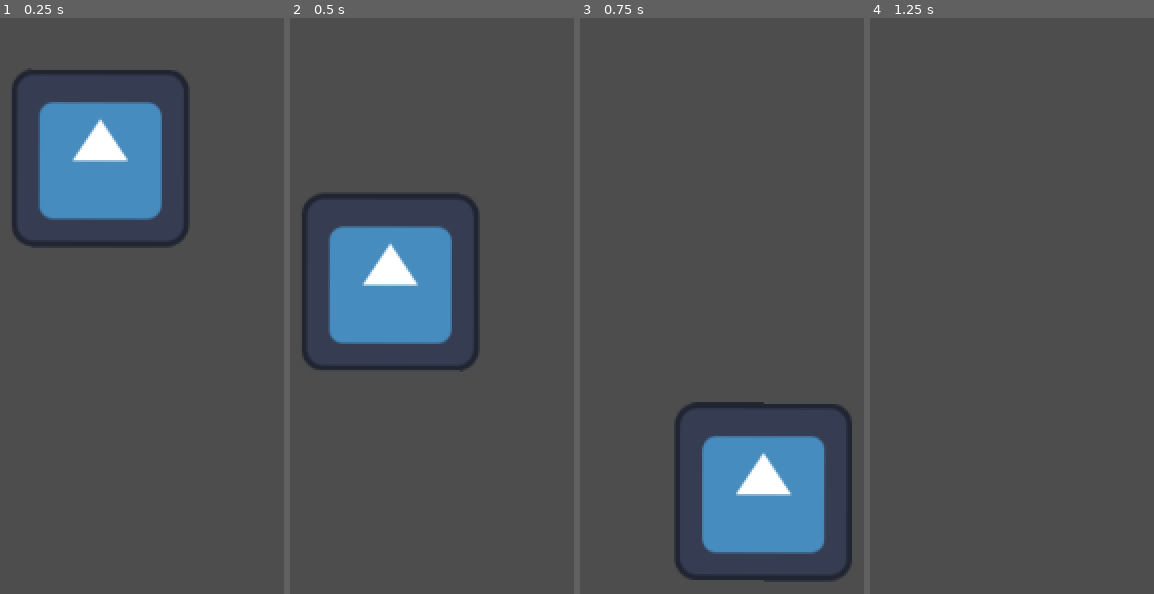
Above: before the commit, frames 1-4 (left to right).
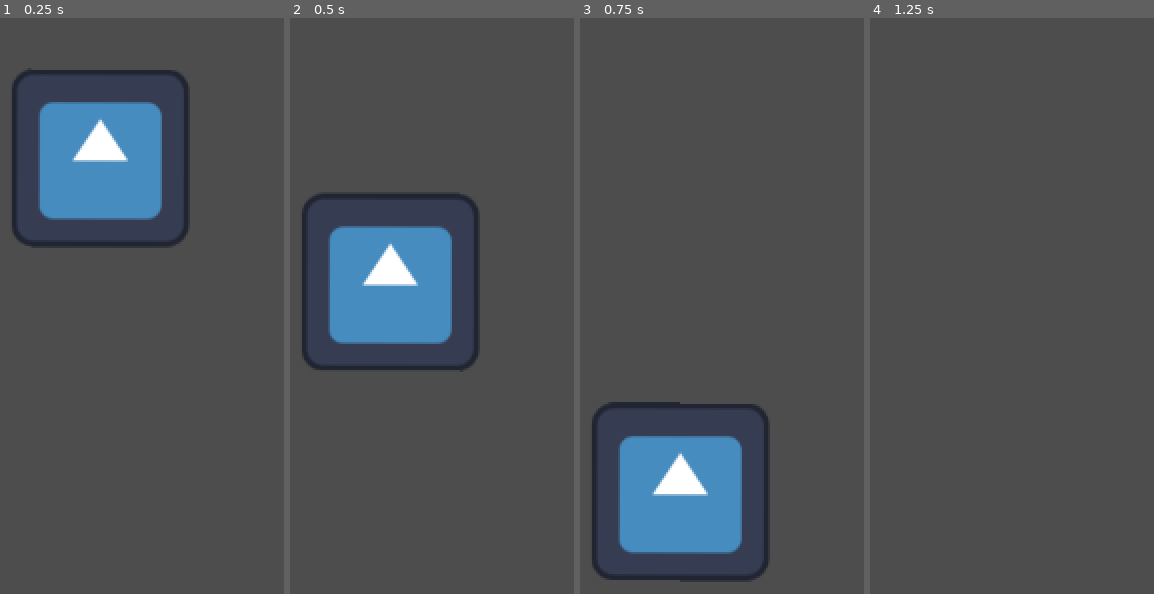
Above: after the commit, the same moments.

Repository: gameruli28-dev/proyecto-pajaro
Game: Godot game, scene res://node_2d.tscn
Same seed, same stepped clock (60 frames per second), same inputs: the game is played once before the commit and once after it. The engine's default icon, where the game draws it, is replaced by a stand-in: a white triangle on a blue panel in a dark square.
Inputs:
- Up to frame 1 (0.25 s): no input
- Up to frame 2 (0.5 s): no input
- Up to frame 3 (0.75 s): hold Right (ui_right) from 0.53 s (still down)
- Up to frame 4 (1.25 s): keep holding Right (ui_right)

Frames 1-2 are identical in both runs. In frame 3, 15% of the frame differs, in the area x 4-96%, y 66-98%; in frame 4, nothing differs.

Commit message:
velocidad
el chavon va mas rápido ahora

Diff:
--- a/character_body_2d_2.gd
+++ b/character_body_2d_2.gd
@@ -1,23 +1,25 @@
 extends CharacterBody2D
 
 
-const SPEED = 300.0
+var SPEED = 300.0
 const JUMP_VELOCITY = -400.0
 
 
 func _physics_process(delta: float) -> void:
 	# Add the gravity.
 	# Handle jump.
-	if Input.is_action_pressed("mover_arriba"):
+	if Input.is_action_just_pressed("mover_arriba"):
 		velocity.y = JUMP_VELOCITY
 	else:
 		velocity += get_gravity() * delta
 	# Get the input direction and handle the movement/deceleration.
 	# As good practice, you should replace UI actions with custom gameplay actions.
-	var direction := Input.get_axis("ui_left", "ui_right")
+	var direction := Input.get_axis("mover_izquierda", "mover_derecha")
 	if direction:
+		SPEED = SPEED * 0.8 + 10
 		velocity.x = direction * SPEED
 	else:
+		SPEED = SPEED * 0.8 - 10
 		velocity.x = move_toward(velocity.x, 0, SPEED)
 
 	move_and_slide()
--- a/project.godot
+++ b/project.godot
@@ -22,3 +22,18 @@
 "events": [Object(InputEventKey,"resource_local_to_scene":false,"resource_name":"","device":0,"window_id":0,"alt_presse …(189 unchanged characters)…
 ]
 }
+mover_izquierda={
+"deadzone": 0.2,
+"events": [Object(InputEventKey,"resource_local_to_scene":false,"resource_name":"","device":-1,"window_id":0,"alt_pressed":false,"shift_pressed":false,"ctrl_pressed":false,"meta_pressed":false,"pressed":false,"keycode":0,"physical_keycode":65,"key_label":0,"unicode":97,"location":0,"echo":false,"script":null)
+]
+}
+mover_derecha={
+"deadzone": 0.2,
+"events": [Object(InputEventKey,"resource_local_to_scene":false,"resource_name":"","device":-1,"window_id":0,"alt_pressed":false,"shift_pressed":false,"ctrl_pressed":false,"meta_pressed":false,"pressed":false,"keycode":0,"physical_keycode":68,"key_label":0,"unicode":100,"location":0,"echo":false,"script":null)
+]
+}
+mover_abajo={
+"deadzone": 0.2,
+"events": [Object(InputEventKey,"resource_local_to_scene":false,"resource_name":"","device":-1,"window_id":0,"alt_pressed":false,"shift_pressed":false,"ctrl_pressed":false,"meta_pressed":false,"pressed":false,"keycode":0,"physical_keycode":4194309,"key_label":0,"unicode":0,"location":0,"echo":false,"script":null)
+]
+}
